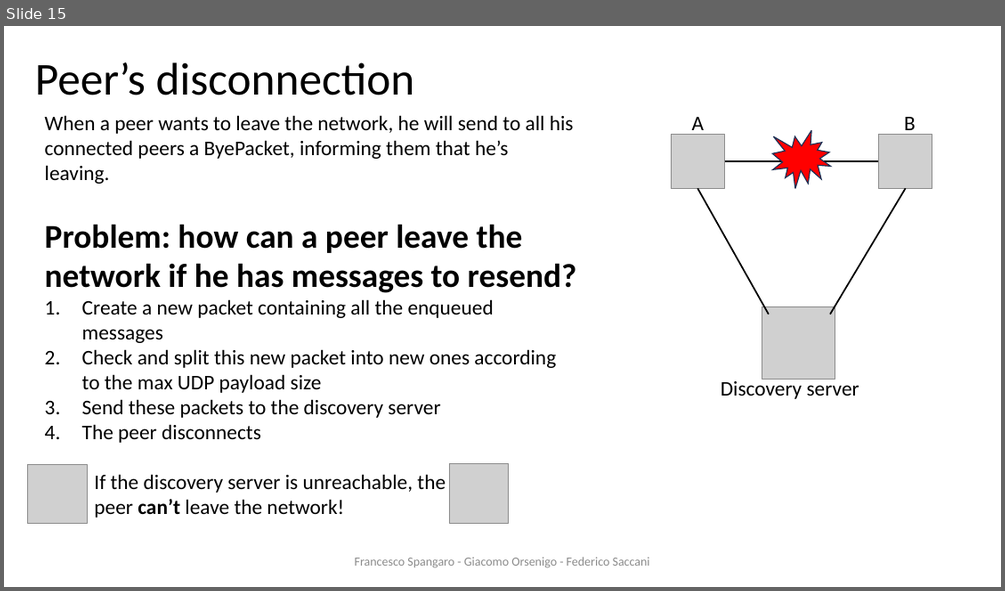
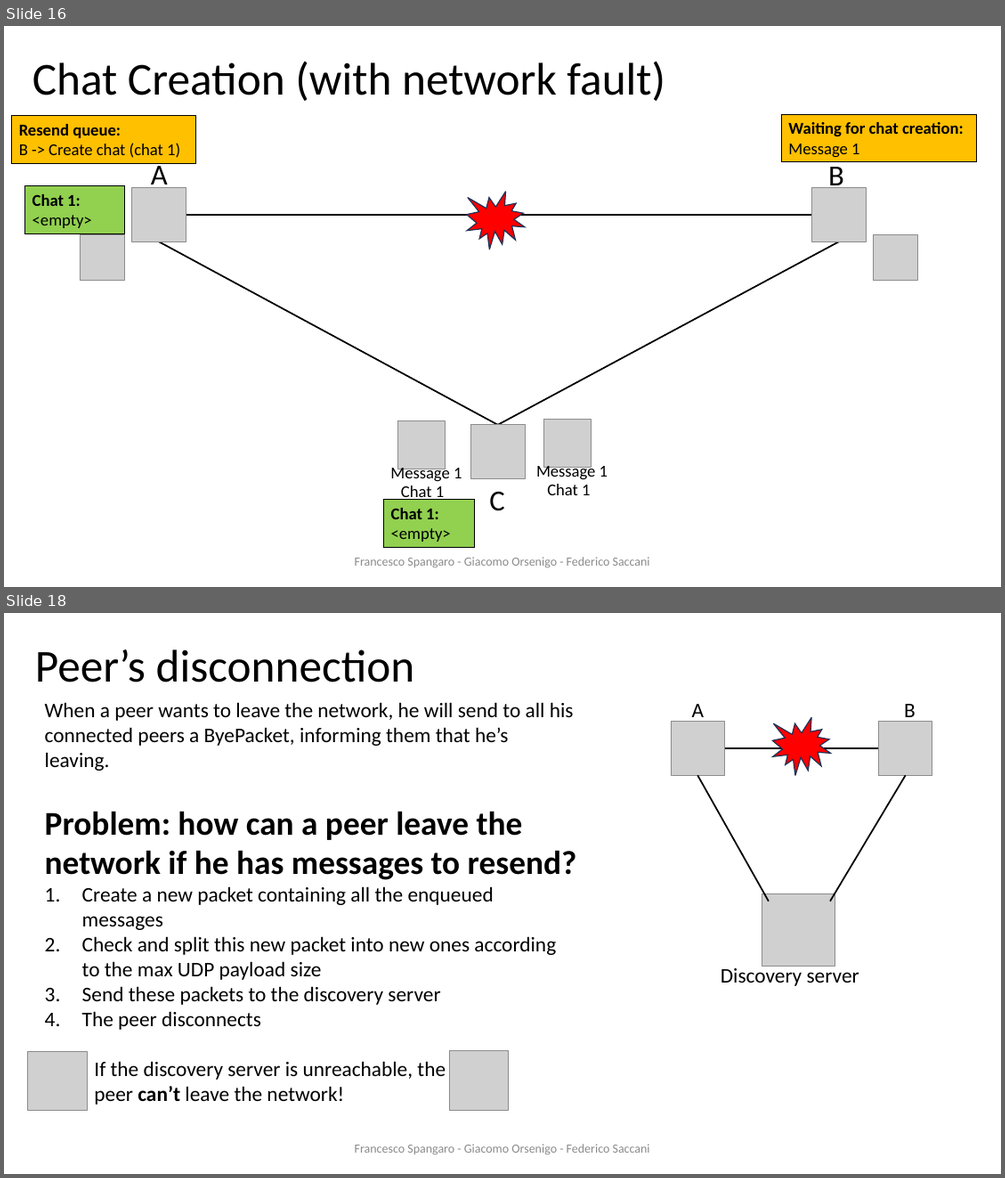
Before and after one commit to francescospangaro/HACOGroupChat, a slide deck: docs/presentazione ds.pptx. Shown one above the other, each under a label of ours: slide 15 before the commit, slides 16 and 18 after it; the slides between them are not shown. The pictures are 1005x591 and 1005x1178 pixels, drawn with LibreOffice and Linux fonts; fonts in the diff are those of the drawing; grey boxes stand for pictures; background and template pictures are left out. Boxes give left, top, right and bottom in pixels: in the first picture for what was removed or moved away, otherwise in the second. Text is boxed around its words. In the diff, an @@ line names an element or a change of style, - is before the commit and + after.

Commit message:
Add chat creation with fault slides

```diff
--- a/docs/presentazione ds.pptx
+++ b/docs/presentazione ds.pptx
@@ slide 16 added at [4, 26, 1001, 587], background #FFFFFF @@
@@ title added at [32, 61, 665, 101], 44 pt, text #000000 @@
+Chat Creation (with network fault)
@@ rectangle added at [11, 116, 195, 164], fill #FFC000, outline #000000 0.75 pt, 16 pt, text #000000 @@
+Resend queue:
+B -> Create chat (chat 1)
@@ rectangle added at [781, 114, 976, 162], fill #FFC000, outline #000000 0.75 pt, 16 pt, text #000000, bold @@
+Waiting for chat creation:
+Message 1
@@ text added at [151, 160, 168, 192], 28 pt, text #000000 @@
+A
@@ text added at [828, 162, 844, 188], 28 pt, text #000000 @@
+B
@@ rectangle added at [25, 186, 125, 234], fill #92D050, outline #000000 0.75 pt, 16 pt, text #000000 @@
+Chat 1:
+<empty>
@@ picture added at [132, 187, 186, 241] @@
@@ irregular seal added at [467, 192, 526, 249], fill #FF0000, outline #1E3256 1 pt @@
@@ picture added at [812, 187, 866, 241] @@
@@ picture added at [80, 234, 124, 281] @@
@@ line added from (186, 215) to (812, 215), #000000 1.5 pt @@
@@ picture added at [873, 234, 918, 281] @@
@@ line added from (159, 241) to (498, 425), #000000 1.5 pt @@
@@ line added from (498, 425) to (840, 241), #000000 1.5 pt @@
@@ picture added at [398, 421, 445, 468] @@
@@ picture added at [470, 425, 525, 478] @@
@@ picture added at [544, 419, 591, 467] @@
@@ text added at [390, 464, 461, 483], 16 pt, text #000000 @@
+Message 1
@@ text added at [536, 462, 607, 481], 16 pt, text #000000 @@
+Message 1
@@ rectangle added at [384, 499, 474, 548], fill #92D050, outline #000000 0.75 pt, 16 pt, text #000000 @@
+Chat 1:
+<empty>
@@ text added at [401, 485, 444, 501], 16 pt, text #000000 @@
+Chat 1
@@ text added at [489, 491, 504, 511], 28 pt, text #000000 @@
+C
@@ text added at [547, 483, 590, 495], 16 pt, text #000000 @@
+Chat 1
@@ text added at [355, 556, 650, 568], 12 pt, text #8C8C8C @@
+Francesco Spangaro - Giacomo Orsenigo - Federico Saccani
@@ what was slide 15 is now slide 18 @@
```
Also in this commit, not shown: 3 slides changed, 3 other slides added, 1 slide removed.
